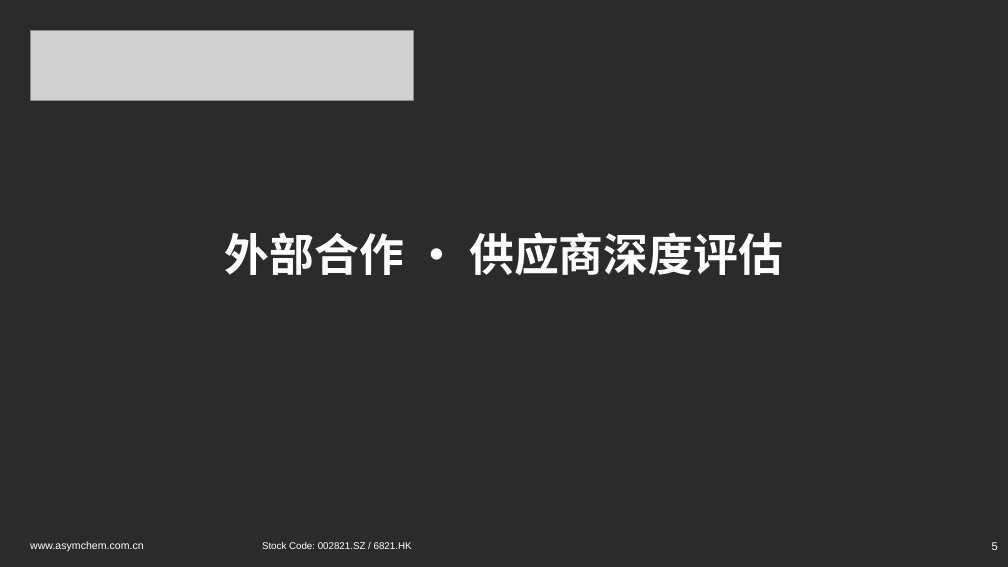
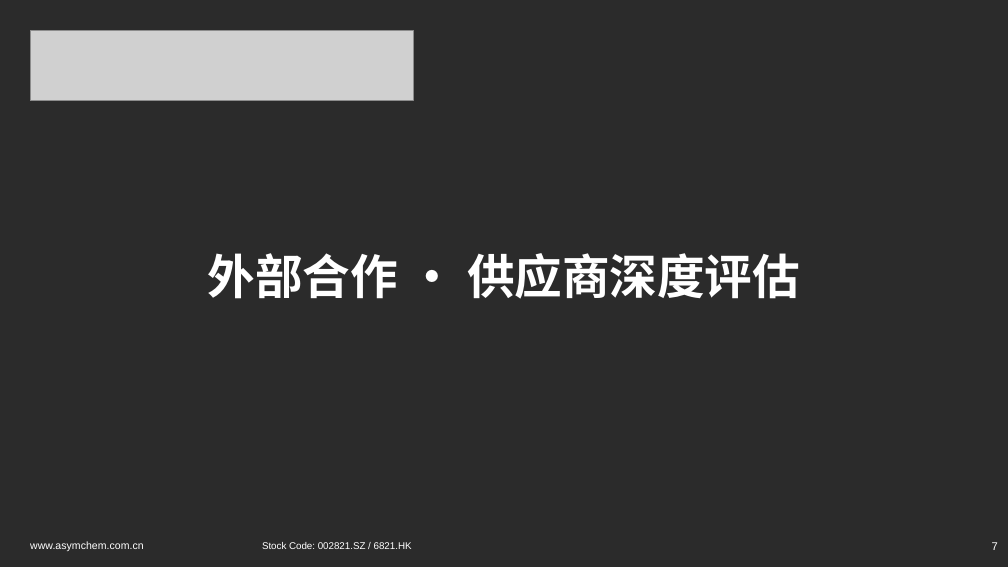
Before and after one commit to peterli0913/PML, a slide deck: slide 7 of AI_推进汇报_2026上半年.pptx (slide 5 before the commit). Drawn at 1008x567 pixels with LibreOffice and Linux fonts; fonts in the diff are those of the drawing; grey boxes stand for pictures; background and template pictures are left out; a plain dark background stands for a picture behind light text. Boxes give left, top, right and bottom in pixels: in the first picture for what was removed or moved away, otherwise in the second. Text is boxed around its words. In the diff, an @@ line names an element or a change of style, - is before the commit and + after.

```diff
--- a/AI_推进汇报_2026上半年.pptx
+++ b/AI_推进汇报_2026上半年.pptx
@@ text "外部合作 · 供应商深度评估": place and size @@
-text "外部合作 · 供应商深度评估" at box(225, 232, 783, 275)
+text "外部合作 · 供应商深度评估" at box(208, 253, 800, 299)
@@ text "外部合作 · 供应商深度评估" at box(208, 253, 800, 299): size 32 to 34 pt @@
@@ text at box(992, 542, 998, 550): text changed @@
-5
+7
```
Also in this commit, not shown: 7 other slides changed, 3 slides added, 1 other file.
